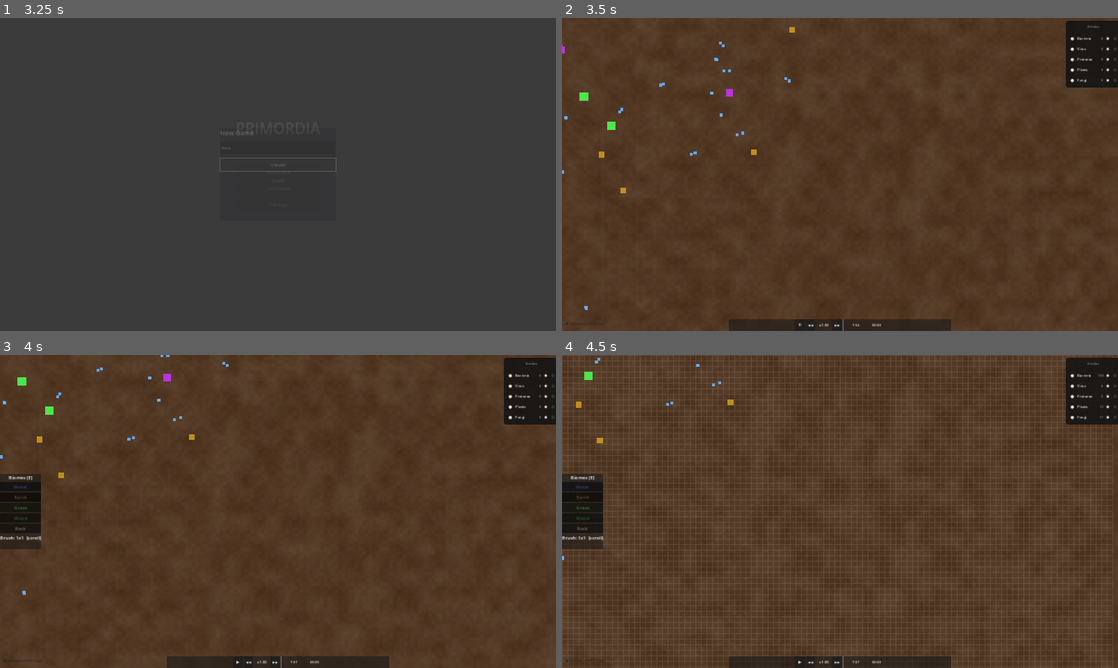
Above: before the commit, frames 1-4 (two rows, left to right).
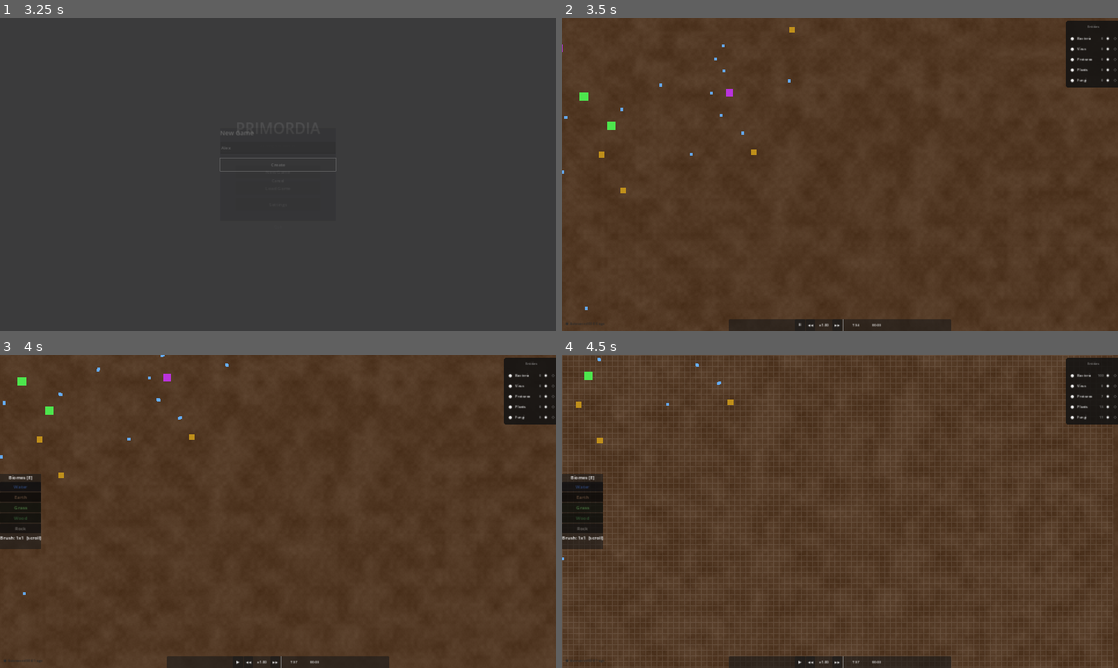
Above: after the commit, the same moments.

Repository: trinityUwU/Primordia
Game: Godot game, scene res://scenes/MainMenu.tscn
Same seed, same stepped clock (60 frames per second), same inputs: the game is played once before the commit and once after it.
Inputs (mouse positions are in pixels of both pictures, inside the frame that each line leads up to):
- Up to frame 1 (3.25 s): tap Enter at 0.5 s; move the mouse to (400, 158) at 0.52 s; hold D 0.53-1.25 s; tap H at 0.6 s; click (400, 158) at 0.67 s; tap Space at 0.77 s; click "New Game" at 1.25 s; click (278, 146) at 2.02 s; type "Alex" at 2.1 s; click "Create" at 2.75 s
- Up to frame 2 (3.5 s): no input
- Up to frame 3 (4 s): move the mouse to (166, 527) at 3.52 s; hold S from 3.53 s (still down); tap E at 3.6 s; click (166, 527) at 3.67 s; tap Space at 3.77 s
- Up to frame 4 (4.5 s): move the mouse to (895, 442) at 4.27 s; release S at 4.28 s; hold D from 4.28 s (still down); tap G at 4.35 s; click (895, 442) at 4.42 s

Frame 1 is identical in both runs. In frame 2, less than 0.1% of the frame differs, in the area x 0-41%, y 7-93%; in frame 3, less than 0.1%; in frame 4, less than 0.1%.

Commit message:
[CHECKPOINT] fin session — STATE/ARBORESCENCE/TODO mis à jour, Natural Emergence Mode, équilibre O2/CO2

Diff:
--- a/scripts/autoloads/SaveManager.gd
+++ b/scripts/autoloads/SaveManager.gd
@@ -66,6 +66,7 @@
 		"last_saved": _iso_now(),
 		"playtime": 0,
 		"autosave_interval": interval,
+		"emergence_mode": false,
 	}
 	_write_json(SAVES_DIR + slot_id + "/meta.json", meta)
 	return slot_id
@@ -85,6 +86,10 @@
 	_last_save_time = _session_start_time
 	var interval: int = meta.get("autosave_interval", DEFAULT_AUTOSAVE_INTERVAL)
 	_start_autosave_timer(interval)
+	var emergence: bool = bool(meta.get("emergence_mode", false))
+	var spawner: Node = _get_chunk_spawner()
+	if spawner != null:
+		spawner.emergence_mode = emergence
 	load_completed.emit(slot_id)
 	return true
 
@@ -96,6 +101,9 @@
 		return
 	meta["last_saved"] = _iso_now()
 	meta["playtime"] = _compute_total_playtime()
+	var spawner: Node = _get_chunk_spawner()
+	if spawner != null:
+		meta["emergence_mode"] = spawner.emergence_mode
 	_write_json(SAVES_DIR + slot_id + "/meta.json", meta)
 	var world_data: Dictionary = { "biome_map": _serialize_biome_map() }
 	_write_json(SAVES_DIR + slot_id + "/world.json", world_data)
@@ -229,5 +237,12 @@
 	return "save_%d" % int(Time.get_unix_time_from_system())
 
 
+func _get_chunk_spawner() -> Node:
+	var tree: SceneTree = Engine.get_main_loop() as SceneTree
+	if tree == null:
+		return null
+	return tree.get_first_node_in_group("chunk_spawner")
+
+
 func _iso_now() -> String:
 	return Time.get_datetime_string_from_system()
--- a/scripts/autoloads/WorldGrid.gd
+++ b/scripts/autoloads/WorldGrid.gd
@@ -34,8 +34,8 @@
 const BIOME_CAPACITY: Dictionary = {
 	# max agents per chunk per type: [bacteria, virus, protozoa, plant, fungi]
 	0: [15, 5, 3, 1, 0],    # WATER
-	1: [25, 8, 4, 4, 3],    # EARTH
-	2: [40, 10, 6, 6, 4],   # GRASS — plant cap réduit pour éviter monopole
+	1: [20, 8, 4, 4, 3],    # EARTH
+	2: [30, 10, 6, 6, 4],   # GRASS — plant cap réduit pour éviter monopole
 	3: [35, 8, 5, 5, 8],    # WOOD — fungi dominant, plants limités
 	4: [3, 2, 1, 0, 0],     # ROCK
 }
@@ -285,6 +285,7 @@
 		var regen: Dictionary = BIOME_REGEN.get(biome, BIOME_REGEN[BIOME_EARTH])
 		var caps: Dictionary = BIOME_REGEN_CAP.get(biome, BIOME_REGEN_CAP[BIOME_EARTH])
 		var fields: Dictionary = chunk["fields"]
+		var o2_field: Array = fields["oxygen"]
 		for key in ["nutrients", "water", "oxygen"]:
 			var rate: float = regen.get(key, 0.0)
 			if rate <= 0.0:
@@ -292,13 +293,17 @@
 			var cap: float = caps.get(key, 1.0)
 			var arr: Array = fields[key]
 			for i in arr.size():
-				if arr[i] < cap:
-					arr[i] = minf(arr[i] + rate, cap)
-		# Atmospheric O2 buffer — always drift toward 0.21 baseline
+				if arr[i] >= cap:
+					continue
+				arr[i] = minf(arr[i] + rate, cap)
+		# Atmospheric buffer — strong pull toward baseline 0.21
+		# Models large-scale atmospheric O2 reservoir
 		var o2_arr: Array = fields["oxygen"]
 		for i in o2_arr.size():
-			if o2_arr[i] < 0.19:
-				o2_arr[i] = minf(o2_arr[i] + 0.005, 0.21)
+			if o2_arr[i] < 0.21:
+				o2_arr[i] = minf(o2_arr[i] + 0.02, 0.21)
+			elif o2_arr[i] > 0.50:
+				o2_arr[i] = maxf(o2_arr[i] - 0.01, 0.50)
 		# Toxins naturally degrade
 		var tox_arr: Array = fields["toxins"]
 		for i in tox_arr.size():
--- a/scripts/managers/AgentPool.gd
+++ b/scripts/managers/AgentPool.gd
@@ -171,8 +171,8 @@
 	energy[i]            = genome.get("energy", 1.0)
 	speed[i]             = genome.get("move_speed", 30.0)
 	size_arr[i]          = genome.get("size", 1.0)
-	metabolism[i]        = genome.get("metabolism", 0.008)
-	division_threshold[i]= genome.get("division_threshold", 1.0)
+	metabolism[i]        = genome.get("metabolism", 0.010)
+	division_threshold[i]= genome.get("division_threshold", 1.2)
 	mutation_rate[i]     = genome.get("mutation_rate", 0.02)
 	resistance[i]        = genome.get("resistance", 0.5)
 	virulence[i]         = genome.get("virulence", 0.1)
@@ -246,7 +246,7 @@
 	speed[i]             = 45.0
 	size_arr[i]          = 2.5
 	metabolism[i]        = 0.006  # higher — starves faster without prey, limits runaway growth
-	division_threshold[i]= 2.0   # needs more energy to reproduce → slower boom
+	division_threshold[i]= 2.5   # needs more energy to reproduce → slower boom
 	mutation_rate[i]     = 0.01
 	resistance[i]        = 0.8
 	virulence[i]         = 0.9
@@ -259,7 +259,7 @@
 	spore_timer[i]       = 0
 	brain_state[i]       = STATE_IDLE
 	target_i[i]          = -1
-	sense_radius[i]      = 120.0  # reduced — harder to find prey, less pressure on bacteria
+	sense_radius[i]      = 90.0   # reduced — harder to find prey, less pressure on bacteria
 	if i == count:
 		count += 1
 	_alive_count += 1
@@ -362,9 +362,7 @@
 	# Return nutrients to soil (decomposition)
 	var cur_n: float = WorldGrid.get_cell_value(gx, gy, "nutrients")
 	WorldGrid.set_cell_value(gx, gy, "nutrients", minf(cur_n + energy[i] * 0.5, 1.0))
-	# Dead organic matter also slightly reduces O2 (decomposition consumes O2)
-	var cur_o2: float = WorldGrid.get_cell_value(gx, gy, "oxygen")
-	WorldGrid.set_cell_value(gx, gy, "oxygen", maxf(cur_o2 - 0.01, 0.0))
+	# O2 not modified on death — managed at biome level by WorldGrid regen
 
 
 func is_alive(i: int) -> bool:
@@ -473,7 +471,8 @@
 	if toxins > 0.4 and randf() < (toxins - 0.4) * 0.18:
 		kill(i)
 		return
-	if o2 < 0.08 and randf() < (0.08 - o2) * 2.0:
+	# Hypoxia: O2 critically low (below minimum viable = 0.10)
+	if o2 < 0.10 and randf() < (0.10 - o2) * 3.0:
 		kill(i)
 		return
 	_move_bacterium(i)
@@ -557,9 +556,9 @@
 	var uptake: float = minf(0.018, available)
 	WorldGrid.set_cell_value(gx, gy, "nutrients", available - uptake)
 	# O2 consumption (aerobic respiration)
+	# O2 read-only for stress check — biome regen manages the balance
 	var o2: float = WorldGrid.get_cell_value(gx, gy, "oxygen")
-	var o2_used: float = minf(uptake * 0.15, o2)
-	WorldGrid.set_cell_value(gx, gy, "oxygen", o2 - o2_used)
+	var o2_used: float = uptake * 0.25
 	_o2_consumed_tick += o2_used
 
 	# Toxin production — scales with uptake, creates density pressure
--- a/scripts/managers/ChunkSpawner.gd
+++ b/scripts/managers/ChunkSpawner.gd
@@ -15,15 +15,18 @@
 var spawn_protozoa_enabled: bool = true
 var spawn_plant_enabled: bool = true
 var spawn_fungi_enabled: bool = true
+var emergence_mode: bool = false
 
 
 func _ready() -> void:
+	add_to_group("chunk_spawner")
 	SimulationClock.tick_processed.connect(_on_tick)
-	# Seed world on first frame after scene is ready
 	call_deferred("_seed_world")
 
 
 func _seed_world() -> void:
+	if emergence_mode:
+		return
 	_update_camera_pos()
 	WorldGrid.update_active_chunks(_camera_world_pos, ACTIVE_RADIUS)
 	var attempts: int = 0
@@ -37,7 +40,6 @@
 		var chunk_coord: Vector2i = WorldGrid.world_to_chunk(pos)
 		var biome: int = WorldGrid.get_chunk_biome(chunk_coord)
 		AgentPool.spawn_bacterium(pos.x, pos.y, _genome_for_biome(biome))
-	# Seed a few plants, fungi and protozoa
 	for _i in 4:
 		var pos: Vector2 = _random_spawn_pos()
 		AgentPool.spawn_protozoa(pos.x, pos.y)
@@ -56,7 +58,6 @@
 	_update_camera_pos()
 	if tick % 30 == 0:
 		WorldGrid.update_active_chunks(_camera_world_pos, ACTIVE_RADIUS)
-	# Immigration trickle — only when population drops below threshold
 	if tick % SPAWN_EVERY_N_TICKS == 0 and AgentPool._alive_count < MAX_AGENTS / 4:
 		_maybe_spawn()
 
@@ -73,6 +74,9 @@
 
 
 func _maybe_spawn() -> void:
+	if emergence_mode:
+		_maybe_spawn_emergence()
+		return
 	if AgentPool._alive_count >= AgentPool.SOFT_CAP:
 		return
 	var to_spawn: int = mini(SPAWN_PER_TICK, AgentPool.SOFT_CAP - AgentPool._alive_count)
@@ -85,7 +89,6 @@
 			continue
 		var chunk_coord: Vector2i = WorldGrid.world_to_chunk(pos)
 		var biome: int = WorldGrid.get_chunk_biome(chunk_coord)
-		# Each special type rolls independently, bacteria is fallback
 		if spawn_protozoa_enabled and randf() < 0.12 and AgentPool._type_counts[AgentPool.TYPE_BACTERIUM] > 200:
 			AgentPool.spawn_protozoa(pos.x, pos.y)
 		elif spawn_plant_enabled and _can_spawn_plant_at(pos) and randf() < 0.40:
@@ -99,6 +102,32 @@
 		else:
 			continue
 		spawned += 1
+
+
+func _maybe_spawn_emergence() -> void:
+	if AgentPool._alive_count >= AgentPool.SOFT_CAP:
+		return
+	if randf() >= 0.002:
+		return
+	var pos: Vector2 = _random_spawn_pos()
+	var gx: int = int(pos.x / WorldGrid.CELL_SIZE)
+	var gy: int = int(pos.y / WorldGrid.CELL_SIZE)
+	var nutrients: float = WorldGrid.get_cell_value(gx, gy, "nutrients")
+	var oxygen: float = WorldGrid.get_cell_value(gx, gy, "oxygen")
+	var water: float = WorldGrid.get_cell_value(gx, gy, "water")
+	var temperature: float = WorldGrid.get_cell_value(gx, gy, "temperature")
+	if nutrients < 0.25 or oxygen < 0.18 or water < 0.20:
+		return
+	if temperature < 10.0 or temperature > 40.0:
+		return
+	var chunk_coord: Vector2i = WorldGrid.world_to_chunk(pos)
+	var biome: int = WorldGrid.get_chunk_biome(chunk_coord)
+	if biome == WorldGrid.BIOME_ROCK:
+		return
+	if randf() < 0.6:
+		AgentPool.spawn_bacterium(pos.x, pos.y, _genome_for_biome(biome))
+	else:
+		AgentPool.spawn_fungi(pos.x, pos.y)
 
 
 func _can_spawn_at(pos: Vector2) -> bool:
--- a/scripts/ui/DebugOverlay.gd
+++ b/scripts/ui/DebugOverlay.gd
@@ -56,8 +56,16 @@
 	var c: PackedInt32Array = AgentPool._type_counts
 	var net: float = _births_per_sec - _deaths_per_sec
 	var net_s: String = ("+%.1f" % net) if net >= 0.0 else ("%.1f" % net)
-	var o2: float = _o2_produced_per_sec - _o2_consumed_per_sec
-	var o2_s: String = ("+%.3f" % o2) if o2 >= 0.0 else ("%.3f" % o2)
+	var o2_net: float = _o2_produced_per_sec - _o2_consumed_per_sec
+	var o2_s: String = ("+%.3f" % o2_net) if o2_net >= 0.0 else ("%.3f" % o2_net)
+	# Sample local O2 and CO2 at mouse position
+	var o2_local: float = 0.21
+	var co2_local: float = 0.04
+	if _camera != null:
+		var gx: int = int(grid.x)
+		var gy: int = int(grid.y)
+		o2_local = WorldGrid.get_cell_value(gx, gy, "oxygen")
+		co2_local = 1.0 - o2_local
 
 	_label.text = (
 		"%d fps  %.0f t/s\n"
@@ -68,6 +76,7 @@
 		+ "Fungi %5d\n"
 		+ "Live  %5d  +%d virt\n"
 		+ "Net  %s/s   O2 %s/s\n"
+		+ "O2 %.2f  CO2 %.2f\n"
 		+ "%d,%d  z%d"
 	) % [
 		int(fps), tick_rate,
@@ -79,6 +88,7 @@
 		AgentPool._alive_count,
 		PopulationLOD.get_total_aggregate_population(),
 		net_s, o2_s,
+		o2_local, co2_local,
 		grid.x, grid.y, _zoom_level,
 	]
 
--- a/scripts/ui/PauseMenu.gd
+++ b/scripts/ui/PauseMenu.gd
@@ -16,6 +16,8 @@
 @onready var _btn_save_settings: Button = $PanelSettings/VBox/BtnSaveSettings
 @onready var _btn_back_settings: Button = $PanelSettings/VBox/BtnBack
 @onready var _label_autosave_status: Label = $Panel/VBox/LabelAutosaveStatus
+
+var _check_emergence: CheckButton
 
 
 func _ready() -> void:
@@ -37,6 +39,7 @@
 	_btn_back_settings.pressed.connect(_close_settings)
 	_slider_autosave.value_changed.connect(_on_slider_changed)
 
+	_build_emergence_toggle()
 	_setup_settings_values()
 
 	SaveManager.autosave_triggered.connect(_on_autosave)
@@ -107,6 +110,29 @@
 	tw.chain().tween_callback(func() -> void: _panel_settings.visible = false)
 
 
+func _build_emergence_toggle() -> void:
+	var vbox: VBoxContainer = $PanelSettings/VBox
+	var label: Label = Label.new()
+	label.text = "Entities only spawn from environmental conditions"
+	label.autowrap_mode = TextServer.AUTOWRAP_WORD_SMART
+	_check_emergence = CheckButton.new()
+	_check_emergence.text = "Natural Emergence Mode"
+	_check_emergence.toggled.connect(_on_emergence_toggled)
+	vbox.add_child(label)
+	vbox.add_child(_check_emergence)
+	vbox.move_child(label, vbox.get_child_count() - 3)
+	vbox.move_child(_check_emergence, vbox.get_child_count() - 3)
+
+
+func _on_emergence_toggled(value: bool) -> void:
+	var spawner: Node = get_tree().get_first_node_in_group("chunk_spawner")
+	if spawner != null:
+		spawner.emergence_mode = value
+	var slot_id: String = SaveManager.get_current_slot_id()
+	if slot_id != "":
+		SaveManager.save_current(slot_id)
+
+
 func _setup_settings_values() -> void:
 	var slot_id: String = SaveManager.get_current_slot_id()
 	var interval: float = 300.0
@@ -120,6 +146,9 @@
 	_slider_autosave.max_value = 3600.0
 	_slider_autosave.value = interval
 	_update_interval_label(interval)
+	var spawner: Node = get_tree().get_first_node_in_group("chunk_spawner")
+	if spawner != null and _check_emergence != null:
+		_check_emergence.set_pressed_no_signal(spawner.emergence_mode)
 
 
 func _on_slider_changed(value: float) -> void:
Not shown, changed: ARBORESCENCE.md
Not shown, changed: STATE.md
Not shown, changed: TODO.md
